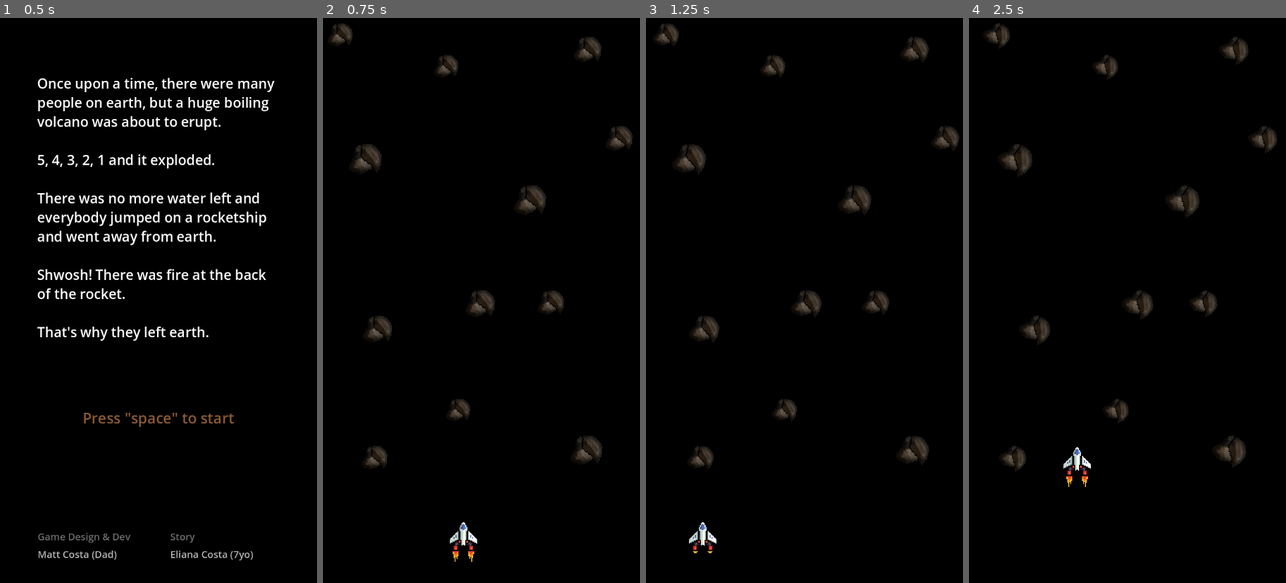
Above: before the commit, frames 1-4 (left to right).
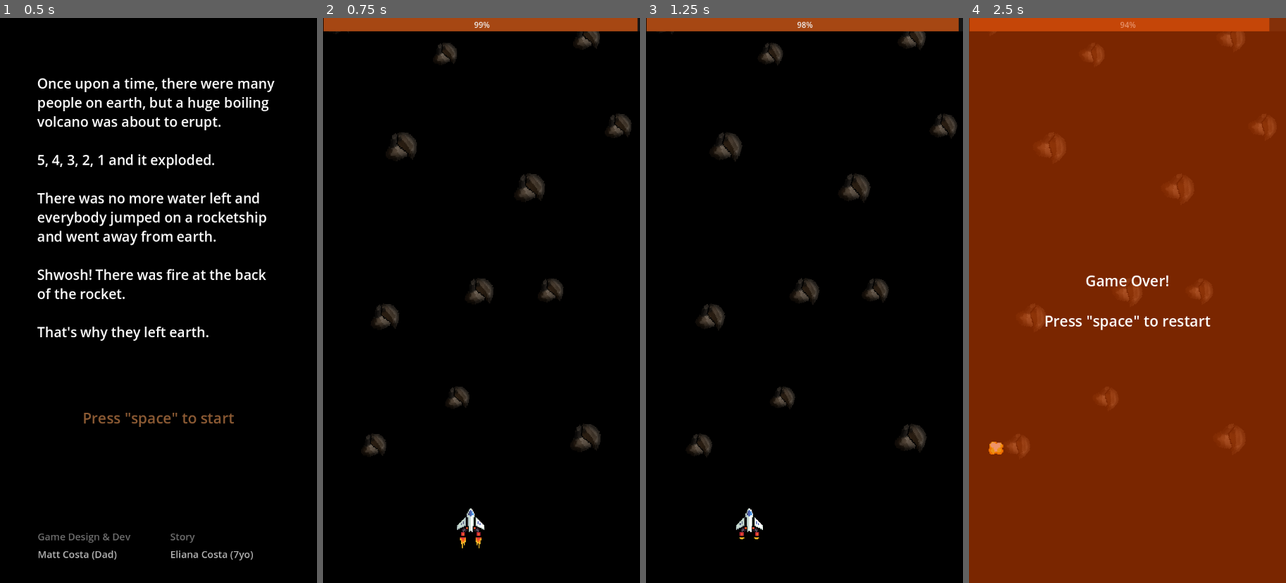
Above: after the commit, the same moments.

Repository: matheusbaumgart/oneshot-space
Game: Godot game, scene res://scenes/intro.tscn
Two runs of this game, one before a commit and one after it. Both use one fixed random seed, a clock stepped at 60 frames per second and the inputs below.
Inputs (mouse positions are in pixels of both pictures, inside the frame that each line leads up to):
- Up to frame 1 (0.5 s): no input
- Up to frame 2 (0.75 s): tap Space (move_up) at 0.5 s; move the mouse to (551, 272) at 0.52 s; hold Space (move_up) from 0.53 s (still down); click (551, 272) at 0.67 s
- Up to frame 3 (1.25 s): keep holding Space (move_up)
- Up to frame 4 (2.5 s): move the mouse to (1064, 328) at 1.27 s; release Space (move_up) at 1.28 s; move the mouse to (1159, 176) at 2.02 s; hold Space (move_up) from 2.03 s (still down)

Frame 1 is identical in both runs. In frame 2, 6.6% of the frame differs, in the area x 0-100%, y 0-97%; in frame 3, 6.6%; in frame 4, 100%, in the area x 0-100%, y 0-100%.

Commit message:
add fuel tracking and longer map

Diff:
--- a/scenes/asteroid.tscn
+++ b/scenes/asteroid.tscn
@@ -8,6 +8,10 @@
 
 [node name="Asteroid" type="Area2D" groups=["asteroid"]]
 script = ExtResource("1_p0ukn")
+min_drift_speed = 8.0
+max_drift_speed = 12.0
+max_drift_range = 15.0
+max_scale = 1.3
 
 [node name="Sprite2D" type="Sprite2D" parent="."]
 texture_filter = 1
--- a/scenes/main.tscn
+++ b/scenes/main.tscn
@@ -1,10 +1,16 @@
-[gd_scene load_steps=6 format=3 uid="uid://b47siulyet5ib"]
+[gd_scene load_steps=8 format=3 uid="uid://b47siulyet5ib"]
 
 [ext_resource type="PackedScene" uid="uid://cfuepag7tvkhh" path="res://scenes/spaceship.tscn" id="1_0xm2m"]
 [ext_resource type="Script" uid="uid://t5lx6guope3m" path="res://scripts/main.gd" id="1_tbgi4"]
 [ext_resource type="PackedScene" uid="uid://dyvs05368sgsd" path="res://scenes/asteroid.tscn" id="2_0xm2m"]
 [ext_resource type="Script" uid="uid://dbffqe3kqq7j7" path="res://scripts/finish_line.gd" id="3_h2yge"]
 
+[sub_resource type="StyleBoxFlat" id="StyleBoxFlat_jyhfs"]
+bg_color = Color(0.0807833, 0.0807834, 0.0807833, 1)
+
+[sub_resource type="StyleBoxFlat" id="StyleBoxFlat_tbgi4"]
+bg_color = Color(0.652013, 0.277768, 0.0732568, 1)
+
 [sub_resource type="RectangleShape2D" id="RectangleShape2D_0xm2m"]
 size = Vector2(659, 20)
 
@@ -13,55 +19,192 @@
 
 [node name="UI" type="CanvasLayer" parent="."]
 
+[node name="ProgressBar" type="ProgressBar" parent="UI"]
+offset_left = 1.0
+offset_right = 649.0
+offset_bottom = 27.0
+theme_override_styles/background = SubResource("StyleBoxFlat_jyhfs")
+theme_override_styles/fill = SubResource("StyleBoxFlat_tbgi4")
+allow_greater = true
+
 [node name="BackgroundColor" type="ColorRect" parent="."]
-offset_right = 648.0
-offset_bottom = 1200.0
+offset_left = 1.0
+offset_top = -5819.0
+offset_right = 649.0
+offset_bottom = 1181.0
 size_flags_horizontal = 6
 size_flags_vertical = 3
 color = Color(0, 0, 0, 1)
 
 [node name="Spaceship" parent="." instance=ExtResource("1_0xm2m")]
 position = Vector2(324, 1092)
-
-[node name="Asteroid" parent="." instance=ExtResource("2_0xm2m")]
+SPEED = 180
+
+[node name="Camera2D" type="Camera2D" parent="Spaceship"]
+position = Vector2(-3, -492)
+limit_left = 649
+limit_right = 649
+limit_smoothed = true
+position_smoothing_speed = 0.2
+drag_vertical_enabled = true
+drag_left_margin = 0.0
+drag_top_margin = 0.41
+drag_right_margin = 0.0
+drag_bottom_margin = 0.78
+editor_draw_limits = true
+editor_draw_drag_margin = true
+
+[node name="Asteroids" type="Node2D" parent="."]
+position = Vector2(0, -1)
+
+[node name="Asteroid" parent="Asteroids" instance=ExtResource("2_0xm2m")]
 position = Vector2(102, 896)
 
-[node name="Asteroid2" parent="." instance=ExtResource("2_0xm2m")]
+[node name="Asteroid2" parent="Asteroids" instance=ExtResource("2_0xm2m")]
 position = Vector2(535, 881)
 
-[node name="Asteroid3" parent="." instance=ExtResource("2_0xm2m")]
+[node name="Asteroid3" parent="Asteroids" instance=ExtResource("2_0xm2m")]
 position = Vector2(318, 582)
 
-[node name="Asteroid4" parent="." instance=ExtResource("2_0xm2m")]
+[node name="Asteroid4" parent="Asteroids" instance=ExtResource("2_0xm2m")]
 position = Vector2(537, 64)
 
-[node name="Asteroid5" parent="." instance=ExtResource("2_0xm2m")]
-position = Vector2(85, 287)
-
-[node name="Asteroid6" parent="." instance=ExtResource("2_0xm2m")]
+[node name="Asteroid5" parent="Asteroids" instance=ExtResource("2_0xm2m")]
+position = Vector2(159, 287)
+
+[node name="Asteroid6" parent="Asteroids" instance=ExtResource("2_0xm2m")]
 position = Vector2(421, 371)
 
-[node name="Asteroid12" parent="." instance=ExtResource("2_0xm2m")]
+[node name="Asteroid12" parent="Asteroids" instance=ExtResource("2_0xm2m")]
 position = Vector2(464, 580)
 
-[node name="Asteroid11" parent="." instance=ExtResource("2_0xm2m")]
+[node name="Asteroid11" parent="Asteroids" instance=ExtResource("2_0xm2m")]
 position = Vector2(602, 245)
 
-[node name="Asteroid7" parent="." instance=ExtResource("2_0xm2m")]
+[node name="Asteroid7" parent="Asteroids" instance=ExtResource("2_0xm2m")]
 position = Vector2(248, 98)
 
-[node name="Asteroid8" parent="." instance=ExtResource("2_0xm2m")]
-position = Vector2(108, 634)
-
-[node name="Asteroid9" parent="." instance=ExtResource("2_0xm2m")]
+[node name="Asteroid8" parent="Asteroids" instance=ExtResource("2_0xm2m")]
+position = Vector2(125, 634)
+
+[node name="Asteroid9" parent="Asteroids" instance=ExtResource("2_0xm2m")]
 position = Vector2(273, 799)
 
-[node name="Asteroid10" parent="." instance=ExtResource("2_0xm2m")]
+[node name="Asteroid10" parent="Asteroids" instance=ExtResource("2_0xm2m")]
 position = Vector2(32, 34)
+
+[node name="Asteroid13" parent="Asteroids" instance=ExtResource("2_0xm2m")]
+position = Vector2(189, -133)
+
+[node name="Asteroid14" parent="Asteroids" instance=ExtResource("2_0xm2m")]
+position = Vector2(401, -187)
+
+[node name="Asteroid15" parent="Asteroids" instance=ExtResource("2_0xm2m")]
+position = Vector2(52, -326)
+
+[node name="Asteroid16" parent="Asteroids" instance=ExtResource("2_0xm2m")]
+position = Vector2(499, -312)
+
+[node name="Asteroid17" parent="Asteroids" instance=ExtResource("2_0xm2m")]
+position = Vector2(536, -538)
+
+[node name="Asteroid18" parent="Asteroids" instance=ExtResource("2_0xm2m")]
+position = Vector2(150, -642)
+
+[node name="Asteroid19" parent="Asteroids" instance=ExtResource("2_0xm2m")]
+position = Vector2(571, -852)
+
+[node name="Asteroid20" parent="Asteroids" instance=ExtResource("2_0xm2m")]
+position = Vector2(372, -853)
+
+[node name="Asteroid21" parent="Asteroids" instance=ExtResource("2_0xm2m")]
+position = Vector2(100, -1016)
+
+[node name="Asteroid22" parent="Asteroids" instance=ExtResource("2_0xm2m")]
+position = Vector2(393, -1099)
+
+[node name="Asteroid23" parent="Asteroids" instance=ExtResource("2_0xm2m")]
+position = Vector2(199, -1224)
+
+[node name="Asteroid24" parent="Asteroids" instance=ExtResource("2_0xm2m")]
+position = Vector2(179, -852)
+
+[node name="Asteroid25" parent="Asteroids" instance=ExtResource("2_0xm2m")]
+position = Vector2(313, -492)
+
+[node name="Asteroid26" parent="Asteroids" instance=ExtResource("2_0xm2m")]
+position = Vector2(605, -706)
+
+[node name="Asteroid27" parent="Asteroids" instance=ExtResource("2_0xm2m")]
+position = Vector2(588, -1252)
+
+[node name="Asteroid28" parent="Asteroids" instance=ExtResource("2_0xm2m")]
+position = Vector2(74, -1382)
+
+[node name="Asteroid29" parent="Asteroids" instance=ExtResource("2_0xm2m")]
+position = Vector2(403, -1311)
+
+[node name="Asteroid30" parent="Asteroids" instance=ExtResource("2_0xm2m")]
+position = Vector2(211, -1533)
+
+[node name="Asteroid31" parent="Asteroids" instance=ExtResource("2_0xm2m")]
+position = Vector2(493, -1469)
+
+[node name="Asteroid32" parent="Asteroids" instance=ExtResource("2_0xm2m")]
+position = Vector2(411, -1656)
+
+[node name="Asteroid35" parent="Asteroids" instance=ExtResource("2_0xm2m")]
+position = Vector2(559, -1834)
+
+[node name="Asteroid36" parent="Asteroids" instance=ExtResource("2_0xm2m")]
+position = Vector2(89, -1972)
+
+[node name="Asteroid37" parent="Asteroids" instance=ExtResource("2_0xm2m")]
+position = Vector2(78, -1818)
+
+[node name="Asteroid39" parent="Asteroids" instance=ExtResource("2_0xm2m")]
+position = Vector2(255, -2135)
+rotation = -2.89938
+
+[node name="Asteroid40" parent="Asteroids" instance=ExtResource("2_0xm2m")]
+position = Vector2(276, -1889)
+rotation = -2.89938
+
+[node name="Asteroid41" parent="Asteroids" instance=ExtResource("2_0xm2m")]
+position = Vector2(541, -2106)
+rotation = -2.89938
+
+[node name="Asteroid44" parent="Asteroids" instance=ExtResource("2_0xm2m")]
+position = Vector2(431, -2263)
+rotation = -2.89938
+
+[node name="Asteroid46" parent="Asteroids" instance=ExtResource("2_0xm2m")]
+position = Vector2(123, -2304)
+rotation = -2.89938
+
+[node name="Asteroid47" parent="Asteroids" instance=ExtResource("2_0xm2m")]
+position = Vector2(496, -2414)
+rotation = -1.12995
+
+[node name="Asteroid49" parent="Asteroids" instance=ExtResource("2_0xm2m")]
+position = Vector2(337, -2463)
+rotation = -1.12995
+
+[node name="Asteroid50" parent="Asteroids" instance=ExtResource("2_0xm2m")]
+position = Vector2(151, -2504)
+rotation = -0.125885
+
+[node name="Asteroid51" parent="Asteroids" instance=ExtResource("2_0xm2m")]
+position = Vector2(502, -2574)
+rotation = -0.125885
+
+[node name="Asteroid52" parent="Asteroids" instance=ExtResource("2_0xm2m")]
+position = Vector2(27, -2638)
+rotation = -0.125885
 
 [node name="Finishline" type="Area2D" parent="." groups=["finish_line"]]
 script = ExtResource("3_h2yge")
 
 [node name="CollisionShape2D" type="CollisionShape2D" parent="Finishline"]
-position = Vector2(320, -47)
+position = Vector2(320, -2693)
 shape = SubResource("RectangleShape2D_0xm2m")
--- /dev/null
+++ b/scripts/asteroid_spawner.gd
@@ -0,0 +1,37 @@
+extends Node2D
+
+@export var asteroid_scene: PackedScene
+@export var area_width: float = 640
+@export var start_y: float = -5000
+@export var end_y: float = 950
+@export var asteroid_count: int = 100
+@export var min_spacing: float = 100.0
+
+func _ready():
+	generate_asteroids()
+
+func generate_asteroids():
+	var positions: Array = []
+
+	var attempts = 0
+	while positions.size() < asteroid_count and attempts < asteroid_count * 10:
+		var x = randf_range(8, 640)
+		var y = randf_range(start_y, end_y)
+		var candidate = Vector2(x, y)
+
+		var too_close = false
+		for pos in positions:
+			if pos.distance_to(candidate) < min_spacing:
+				too_close = true
+				break
+
+		if not too_close:
+			positions.append(candidate)
+
+		attempts += 1
+
+	# Instantiate after calculating all positions
+	for pos in positions:
+		var asteroid = asteroid_scene.instantiate()
+		asteroid.position = pos
+		add_child(asteroid)
--- a/scripts/main.gd
+++ b/scripts/main.gd
@@ -1,4 +1,7 @@
 extends Node2D
+
+@onready var spaceship = $Spaceship  # adjust path as needed
+@onready var fuel_bar = $UI/ProgressBar  # or FuelLabel
 
 func _input(event):
 	if event is InputEventScreenTouch:
@@ -6,3 +9,7 @@
 			Input.action_press("move_up")  # Simulate space key press
 		else:
 			Input.action_release("move_up")  # Simulate space key release
+
+func _process(delta):
+	print(spaceship.fuel)
+	fuel_bar.value = spaceship.fuel  # for progress bar
--- a/scripts/spaceship.gd
+++ b/scripts/spaceship.gd
@@ -1,10 +1,14 @@
 extends CharacterBody2D
 
-const SPEED = 340  # Speed moving left/right
-const MOVE_UP_FORCE = -340  # Upward movement when holding space
-const REDUCED_SPEED = 30  # Slower horizontal movement when moving up
-var moving_left = true  # Track direction
-var is_moving: bool = false  # Track movement state
+@export var SPEED = 200  # Speed moving left/right
+@export var MOVE_UP_FORCE = -380  # Upward movement when holding space
+@export var REDUCED_SPEED = 30  # Slower horizontal movement when moving up
+
+# FUEL
+@export var max_fuel: float = 100.0
+@export var fuel_depletion_rate: float = 8.0  # units per second while thrusting
+@export var idle_fuel_rate: float = 1.0  # units per second for side movement
+@export var fuel: float = max_fuel  # starts full
 
 @onready var engine_fire: AnimatedSprite2D = $"Spaceship body/Engine fire"
 @onready var area: Area2D = $Area2D  # Reference to Area2D node
@@ -20,24 +24,40 @@
 @onready var game_over_scene = preload("res://scenes/gameover.tscn")
 @onready var you_win_scene = preload("res://scenes/win.tscn")
 
+var moving_left = true  # Track direction
+var is_moving: bool = false  # Track movement state
+
 func _ready():
 	GameManager.start_timer()  # Start tracking time when the game begins
 
 func _process(delta):
+	if fuel <= 0:
+		# No fuel left, trigger game over
+		velocity = Vector2.ZERO
+		engine_fire.play('idle')
+		out_of_fuel()
+		return
+
 	if Input.is_action_pressed("move_up"):
 		if not is_moving:
 			is_moving = true
 			audio_move_start.play()
-			get_tree().create_timer(0.1).timeout.connect(_play_engine_hold)  # Start hold sound after a delay
+			get_tree().create_timer(0.1).timeout.connect(_play_engine_hold)
+
+		# Deplete fuel while thrusting
+		fuel = max(0, fuel - fuel_depletion_rate * delta)
 
 		engine_fire.play('power')
 		velocity.y = MOVE_UP_FORCE
-		velocity.x = -REDUCED_SPEED if moving_left else REDUCED_SPEED  # Slower horizontal movement
+		velocity.x = -REDUCED_SPEED if moving_left else REDUCED_SPEED
 	else:
 		if is_moving:
 			audio_move_hold.stop()
 			audio_move_end.play()
 			is_moving = false
+
+		# Deplete smaller amount of fuel for side movement
+		fuel = max(0, fuel - idle_fuel_rate * delta)
 
 		engine_fire.play('idle')
 		velocity.y = 0
@@ -95,3 +115,7 @@
 func _play_engine_hold():
 	if is_moving and not audio_move_hold.playing:
 		audio_move_hold.play()
+
+func out_of_fuel():
+	set_process(false)  # Stop movement processing
+	show_game_over_screen()
Binary file changed: docs/index.icon.png
Not shown, added: scripts/asteroid_spawner.gd.uid
Not shown, changed: docs/index.html
Not shown, changed: docs/index.pck
